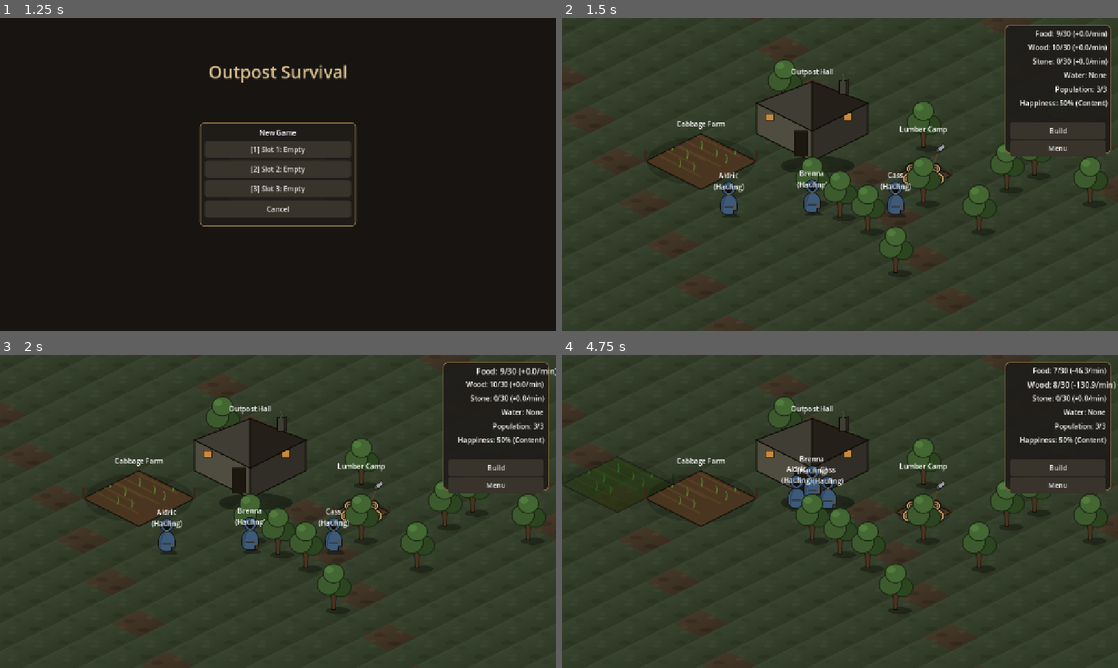
Above: before the commit, frames 1-4 (two rows, left to right).
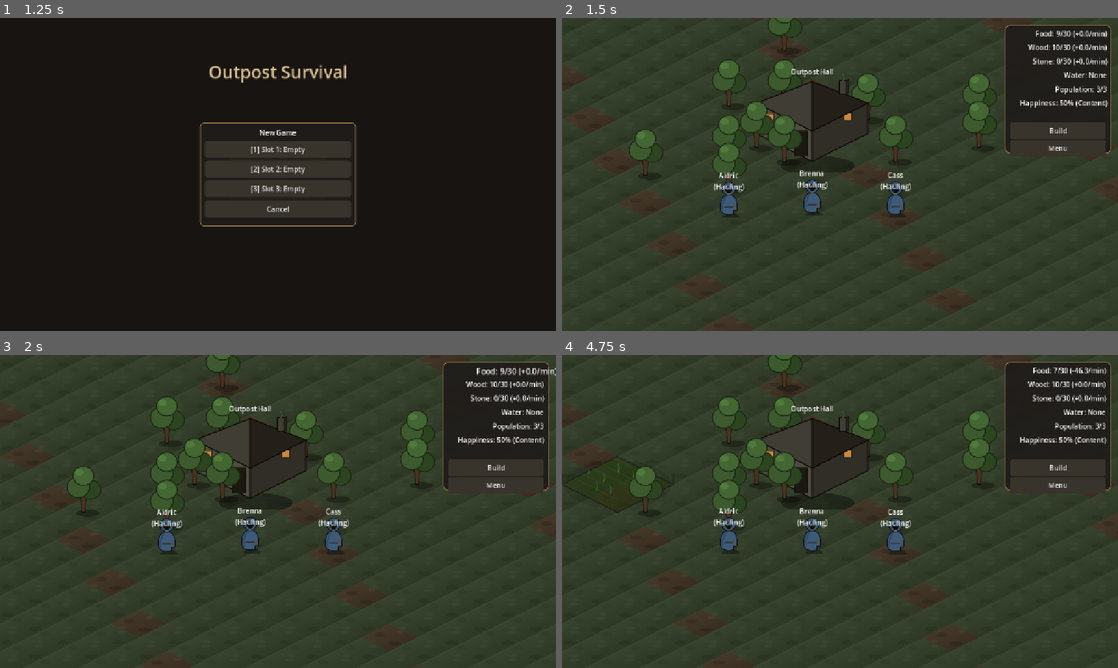
Above: after the commit, the same moments.

Repository: Quarles99/outpost_survival
Game: Godot game, scene res://scenes/menu/MainMenu.tscn
Same seed, same stepped clock (60 frames per second), same inputs: the game is played once before the commit and once after it.
Inputs:
- Up to frame 1 (1.25 s): click "New Game" at 0.5 s
- Up to frame 2 (1.5 s): click "New Game" at 1.25 s
- Up to frame 3 (2 s): no input
- Up to frame 4 (4.75 s): click "Build" at 2 s; click "Outpost" at 2.75 s; click "Build" at 3.5 s; click "Cabbage" at 4.25 s

Frame 1 is identical in both runs. In frame 2, 7.3% of the frame differs, in the area x 12-99%, y 0-82%; in frame 3, 7.3%; in frame 4, 9.3%, in the area x 12-100%, y 0-82%.

Commit message:
Remove fixed starting Cabbage Farm and Lumber Camp
Only the Outpost Hall starts built now - the player builds everything
else from scratch (starting resources, 10 food/10 wood, already cover
a Lumber Camp's 5 wood cost comfortably). Removed everything that
specifically depended on the two fixed nodes: Base.posts/footprint
registration, the "farm"/"woodpile" special cases in _post_by_save_id
(an old save referencing either now resolves to null/unassigned rather
than crashing on a missing node), and the whole _fixed_farm_option_id
save-field mechanism from crop-selection (every Farm-family building
is a normal placed one now, so the existing _placed_buildings-update
path already covers all of them). Initial trees now scatter around the
Outpost Hall instead of the no-longer-existing starting Lumber Camp.

Co-Authored-By: Claude Sonnet 5 <noreply@anthropic.com>

Diff:
--- a/scenes/base/Base.tscn
+++ b/scenes/base/Base.tscn
@@ -1,7 +1,6 @@
 [gd_scene load_steps=13 format=3]
 
 [ext_resource type="Script" path="res://scripts/base.gd" id="1"]
-[ext_resource type="PackedScene" path="res://scenes/workstation/Farm.tscn" id="2"]
 [ext_resource type="PackedScene" path="res://scenes/character/Character.tscn" id="3"]
 [ext_resource type="PackedScene" path="res://scenes/ui/SkillPanel.tscn" id="4"]
 [ext_resource type="PackedScene" path="res://scenes/ui/HUD.tscn" id="5"]
@@ -11,7 +10,6 @@
 [ext_resource type="PackedScene" path="res://scenes/world/IsoGround.tscn" id="9"]
 [ext_resource type="PackedScene" path="res://scenes/ui/BuildMenu.tscn" id="12"]
 [ext_resource type="PackedScene" path="res://scenes/building/OutpostHall.tscn" id="13"]
-[ext_resource type="PackedScene" path="res://scenes/workstation/LumberCamp.tscn" id="14"]
 [ext_resource type="Script" path="res://scripts/rts_camera.gd" id="15"]
 [ext_resource type="PackedScene" path="res://scenes/ui/RecruitPanel.tscn" id="16"]
 [ext_resource type="PackedScene" path="res://scenes/ui/CropPanel.tscn" id="17"]
@@ -35,17 +33,6 @@
 
 [node name="OutpostHall" parent="." instance=ExtResource("13")]
 position = Vector2(576, 298)
-
-[node name="Farm" parent="." instance=ExtResource("2")]
-position = Vector2(320, 362)
-display_name = "Cabbage Farm"
-resource_type = "food"
-output_per_tick = 1.0
-
-[node name="Woodpile" parent="." instance=ExtResource("14")]
-position = Vector2(832, 362)
-display_name = "Lumber Camp"
-resource_type = "wood"
 
 [node name="Aldric" parent="." instance=ExtResource("3")]
 position = Vector2(384, 458)
--- a/scripts/base.gd
+++ b/scripts/base.gd
@@ -94,13 +94,6 @@
 var _placed_buildings: Array[Dictionary] = []
 var _next_placed_id := 0
 
-## The catalog option id the fixed scene-file $Farm currently matches -
-## unlike player-placed buildings (tracked in _placed_buildings above),
-## $Farm has no entry there to update on retool (see _restore_placed_buildings'
-## doc comment: fixed buildings are left alone by save/load), so this is a
-## separate, minimal bit of save state just for it.
-var _fixed_farm_option_id := "farm"
-
 var _selected_character: Character = null
 
 var _placing_option: Dictionary = {}
@@ -131,17 +124,14 @@
 	WorldGrid.register_stockpile($OutpostHall.get_stockpile_spot())
 	_configure_camera_limits(min_cell, max_cell)
 
-	posts.append($Farm)
-	posts.append($Woodpile)
+	## Only the Outpost Hall starts built - a Cabbage Farm and Lumber Camp
+	## used to be fixed starting buildings too, but the player now has to
+	## build everything else themselves (starting resources - 10 food, 10
+	## wood - comfortably cover a Lumber Camp's 5 wood cost to get going).
 	posts.append($OutpostHall)
-	$Farm.set_meta("save_id", "farm")
-	$Woodpile.set_meta("save_id", "woodpile")
 	$OutpostHall.set_meta("save_id", "outpost_hall")
-	_wire_farm_clicks($Farm)
 
 	_reserve_existing_footprint($OutpostHall, BuildingCatalog.get_option("outpost_hall")["grid_size"])
-	_reserve_existing_footprint($Farm, BuildingCatalog.get_option("farm")["grid_size"])
-	_reserve_existing_footprint($Woodpile, BuildingCatalog.get_option("woodpile")["grid_size"])
 
 	_scatter_initial_trees()
 
@@ -217,9 +207,11 @@
 
 
 func _scatter_initial_trees() -> void:
-	var woodpile_cell := WorldGrid.local_to_grid($Woodpile.position)
+	## Scattered around the Outpost Hall rather than a starting Lumber
+	## Camp - there isn't a fixed one anymore, the player builds their own.
+	var scatter_center := WorldGrid.local_to_grid($OutpostHall.position)
 	for i in INITIAL_TREE_COUNT:
-		var cell = WorldGrid.find_plantable_cell(woodpile_cell, INITIAL_TREE_RADIUS)
+		var cell = WorldGrid.find_plantable_cell(scatter_center, INITIAL_TREE_RADIUS)
 		if cell == null:
 			break
 		WorldGrid.plant_tree(cell, true)
@@ -526,10 +518,10 @@
 
 
 ## Connects a Farm-family building's clicked signal (see Farm.gd) so
-## clicking it opens the crop-selection panel - called for both fixed
-## scene-file Farms ($Farm) and every dynamically placed/restored one.
-## Buildings that aren't Farm instances (LumberCamp, StoneMine, passive
-## structures) don't have this signal at all, so this is a no-op for them.
+## clicking it opens the crop-selection panel - called for every
+## dynamically placed/restored Farm-family building. Buildings that aren't
+## Farm instances (LumberCamp, StoneMine, passive structures) don't have
+## this signal at all, so this is a no-op for them.
 func _wire_farm_clicks(building: Node) -> void:
 	if building is Farm:
 		building.clicked.connect(_on_farm_clicked.bind(building))
@@ -575,17 +567,16 @@
 	_crop_target.input_buffer = 0.0
 	hud.flash_message("Now growing %s" % option["display_name"])
 
-	## Keep whatever tracks this building's recipe for save/load in sync -
+	## Keep _placed_buildings' record of this building's recipe in sync -
 	## otherwise a retool would silently revert on the next save/load
-	## round-trip, since both paths rebuild a Farm-family building's fields
-	## from an option_id rather than reading them live off the node.
-	if _crop_target == $Farm:
-		_fixed_farm_option_id = option["id"]
-	else:
-		for entry in _placed_buildings:
-			if entry["node"] == _crop_target:
-				entry["option_id"] = option["id"]
-				break
+	## round-trip, since _restore_placed_buildings rebuilds a Farm-family
+	## building's fields from its saved option_id rather than reading them
+	## live off the node. Every Farm-family building is a placed one now
+	## (no fixed scene-file Farm to special-case anymore).
+	for entry in _placed_buildings:
+		if entry["node"] == _crop_target:
+			entry["option_id"] = option["id"]
+			break
 
 	_crop_target = null
 
@@ -822,7 +813,6 @@
 		"placed_buildings": _serialize_placed_buildings(),
 		"post_buffers": _serialize_post_buffers(),
 		"characters": _serialize_characters(),
-		"fixed_farm_option_id": _fixed_farm_option_id,
 	}
 	SaveManager.save_game(SaveManager.active_slot, data)
 	hud.flash_message("Saved")
@@ -860,18 +850,6 @@
 	GameState.water_changed.emit(GameState.has_water())
 	GameState.storage_capacity = float(data.get("storage_capacity", GameState.storage_capacity))
 	GameState.storage_capacity_changed.emit(GameState.storage_capacity)
-
-	## $Farm is a fixed scene-file building, not one of the entries
-	## _restore_placed_buildings rebuilds - its recipe (if ever retooled via
-	## the crop-selection panel) is tracked separately and reapplied here.
-	## Done before _restore_post_buffers below, since (unlike
-	## _on_crop_selected's interactive path) this must NOT clear
-	## output_buffer/input_buffer - the save's actual buffer values are the
-	## authority here, not the empty-buffer reset a live retool wants.
-	_fixed_farm_option_id = data.get("fixed_farm_option_id", "farm")
-	var fixed_farm_option := BuildingCatalog.get_option(_fixed_farm_option_id)
-	if not fixed_farm_option.is_empty():
-		_apply_crop_option($Farm, fixed_farm_option)
 
 	## Buildings are restored before trees: WorldGrid.plant_tree() doesn't
 	## check cell occupancy, and a stale placed building torn down after
@@ -1075,13 +1053,13 @@
 			character.queue_free()
 
 
+## "farm"/"woodpile" are no longer valid - the fixed starting Cabbage Farm
+## and Lumber Camp are gone, so an old save referencing a citizen assigned
+## to either just falls through to null (unassigned) rather than crashing
+## on a node that doesn't exist anymore.
 func _post_by_save_id(save_id: String) -> Node:
 	if save_id.is_empty():
 		return null
-	if save_id == "farm":
-		return $Farm
-	if save_id == "woodpile":
-		return $Woodpile
 	if save_id == "outpost_hall":
 		return $OutpostHall
 	for entry in _placed_buildings:
Not shown, changed: Implement_Next.txt
Not shown, changed: CLAUDE.md
Not shown, changed: docs/mechanics.md
Not shown, changed: docs/roadmap.md
